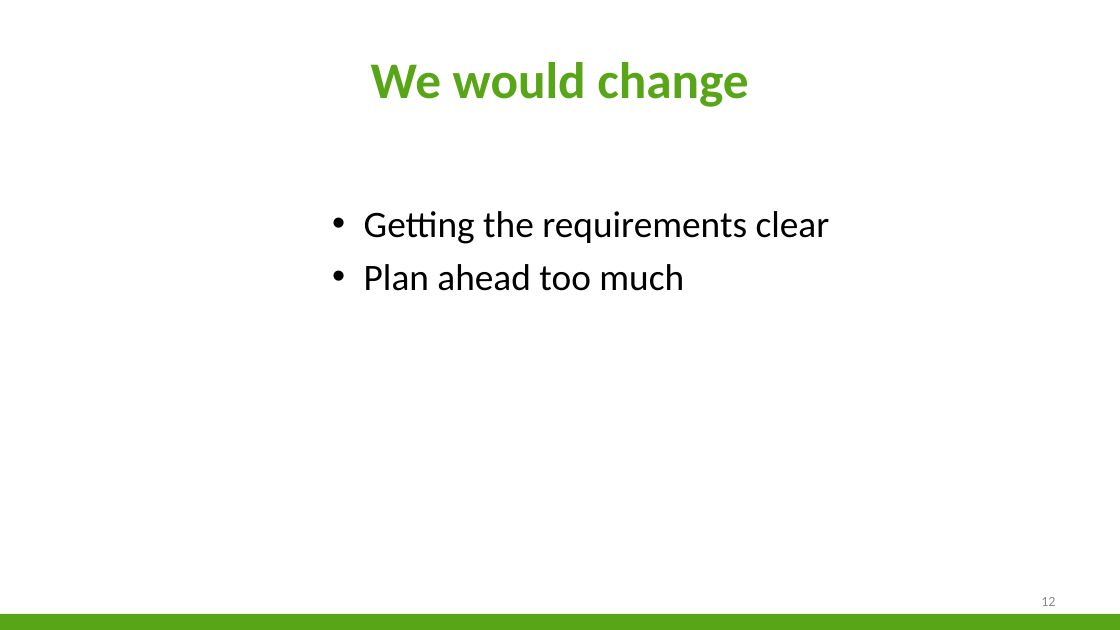
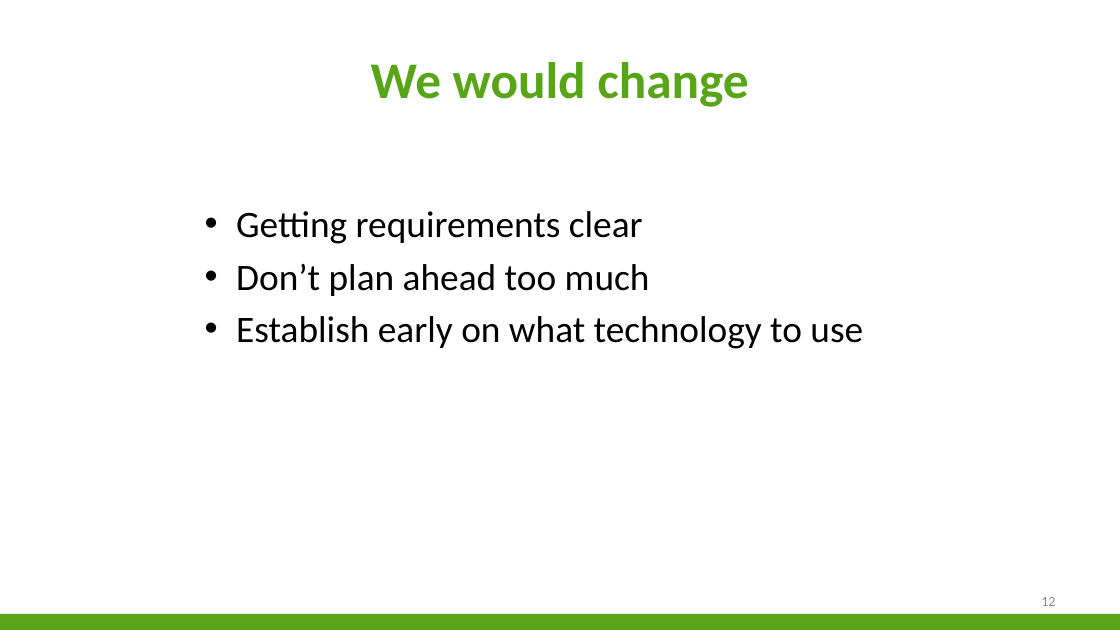
Before and after one commit to niekvandael/iTalent, a slide deck: slide 12 of italent/documents/english/EnglishPresentation.pptx. Drawn at 1120x630 pixels with LibreOffice and Linux fonts; fonts in the diff are those of the drawing; background and template pictures are left out. Boxes give left, top, right and bottom in pixels: in the first picture for what was removed or moved away, otherwise in the second. Text is boxed around its words. In the diff, an @@ line names an element or a change of style, - is before the commit and + after.

```diff
--- a/italent/documents/english/EnglishPresentation.pptx
+++ b/italent/documents/english/EnglishPresentation.pptx
@@ text at box(236, 211, 863, 349): text changed @@
-• Getting the requirements clear
-• Plan ahead too much
+• Getting requirements clear
+• Don’t plan ahead too much
+• Establish early on what technology to use
```
Also in this commit, not shown: 8 other slides changed, 3 other files.
